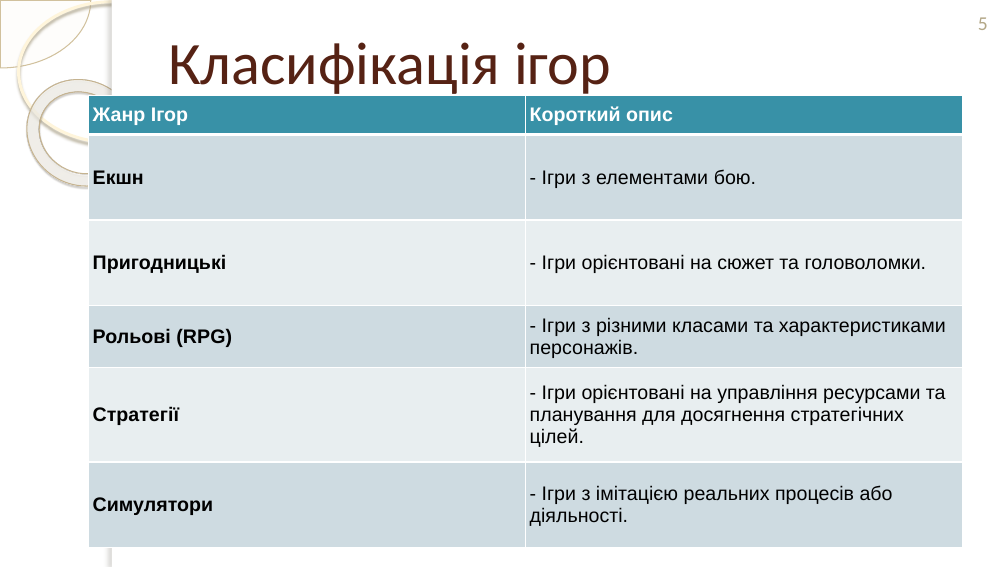
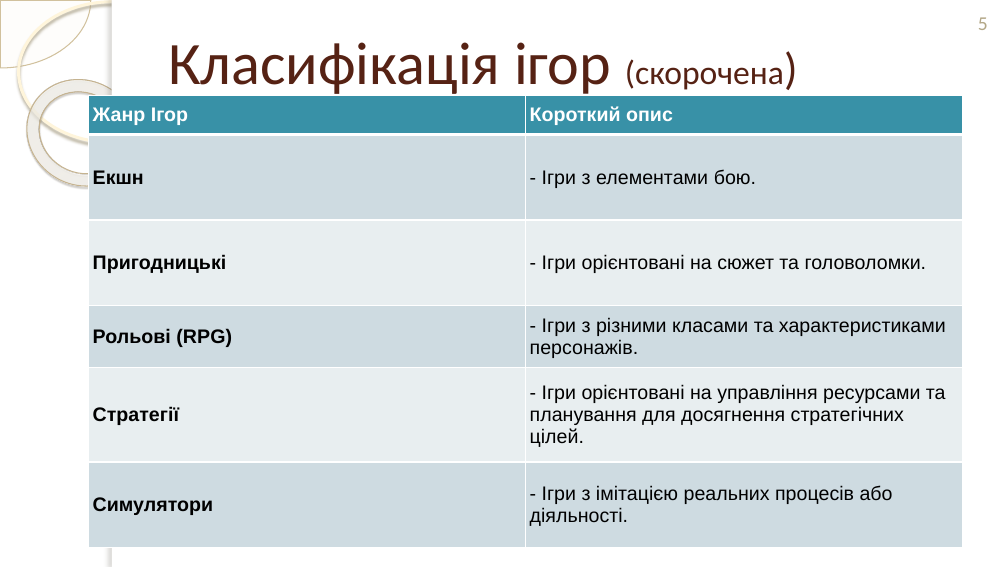
Before and after one commit to mcmcmax437/3D-RPG-Diploma-Thesis, a slide deck: slide 5 of Documents/Презентація/Презентація_Терешкович_ІТ-02_Захист.pptx. Drawn at 1008x567 pixels with LibreOffice and Linux fonts; fonts in the diff are those of the drawing; background and template pictures are left out. Boxes give left, top, right and bottom in pixels: in the first picture for what was removed or moved away, otherwise in the second. Text is boxed around its words. In the diff, an @@ line names an element or a change of style, - is before the commit and + after.

```diff
--- a/Documents/Презентація/Презентація_Терешкович_ІТ-02_Захист.pptx
+++ b/Documents/Презентація/Презентація_Терешкович_ІТ-02_Захист.pptx
@@ title at (168, 42, 784, 98): text changed @@
-Класифікація ігор
+Класифікація ігор (скорочена)
```
Also in this commit, not shown: 6 other slides changed, 1 slide added, 5 slides removed, 22 other files.
